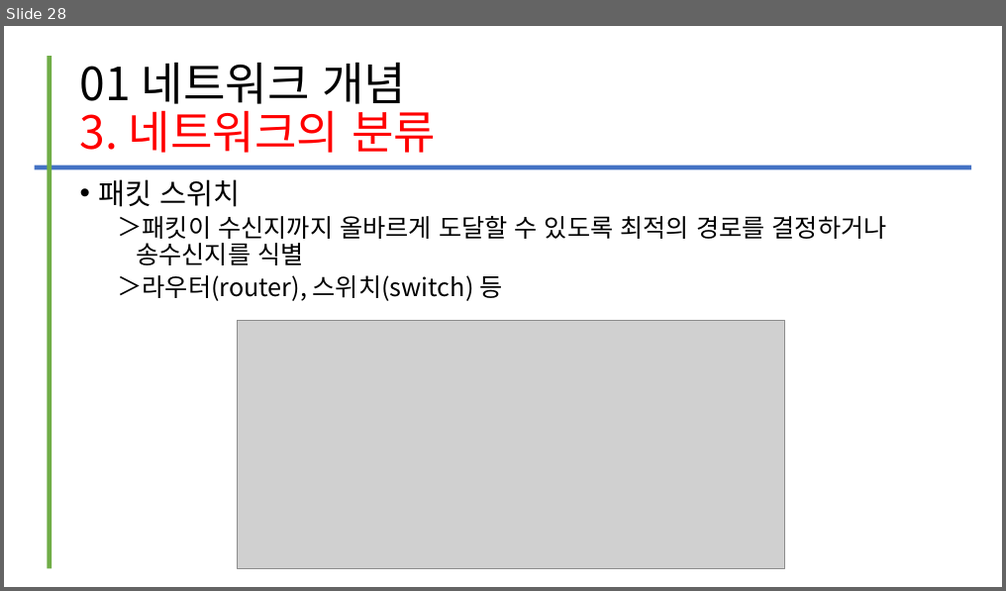
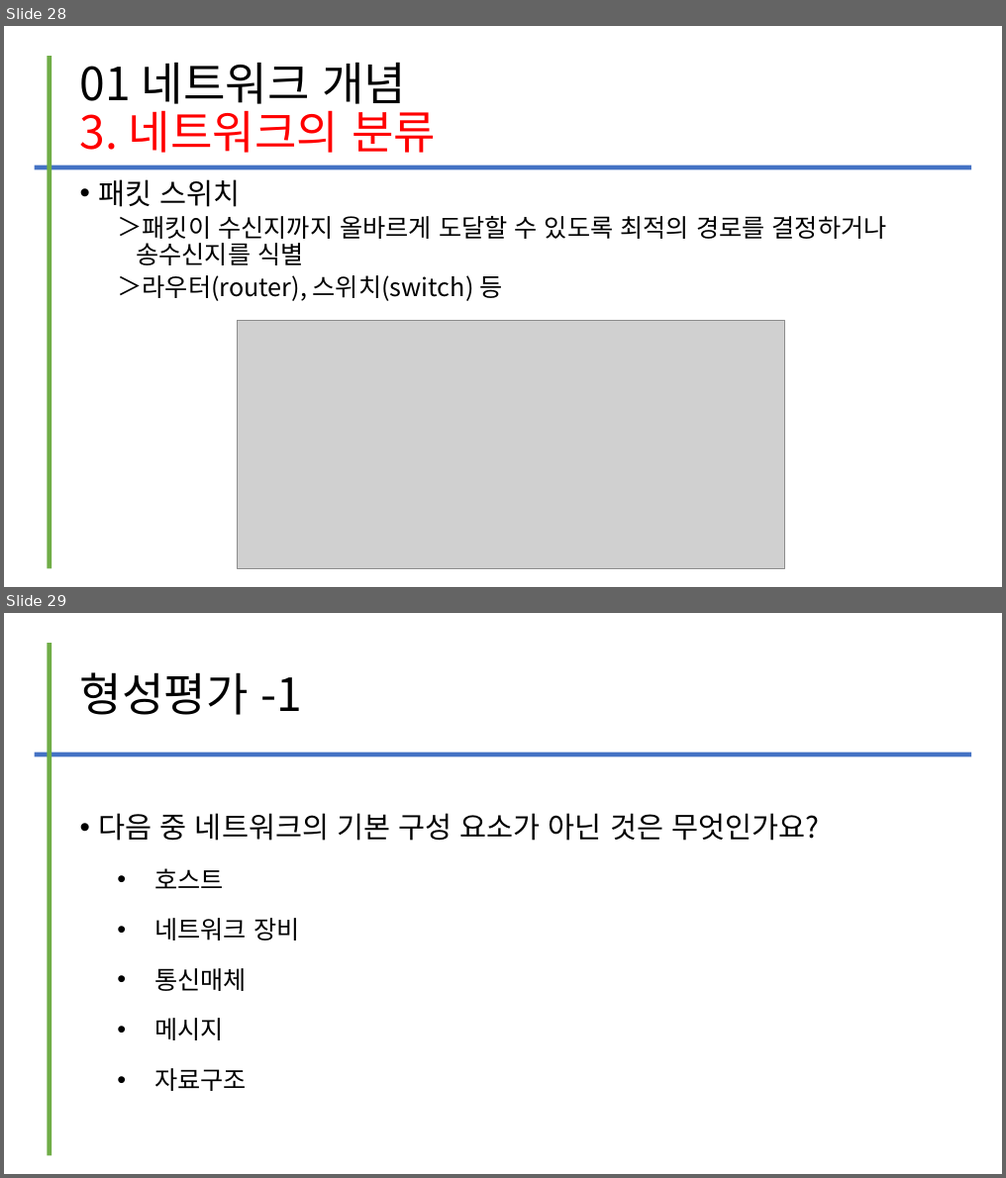
Before and after one commit to kig2929kig/2025-1-network, a slide deck: 컴퓨터 네트워크 - I. 네트워크의 이해.ppt. Shown one above the other, each under a label of ours: slide 28 before the commit, slides 28 and 29 after it. The pictures are 1006x591 and 1006x1178 pixels, drawn with LibreOffice and Linux fonts; fonts in the diff are those of the drawing; grey boxes stand for pictures. Boxes give left, top, right and bottom in pixels: in the first picture for what was removed or moved away, otherwise in the second. Text is boxed around its words. In the diff, an @@ line names an element or a change of style, - is before the commit and + after.

```diff
--- a/컴퓨터 네트워크 - I. 네트워크의 이해.ppt
+++ b/컴퓨터 네트워크 - I. 네트워크의 이해.ppt
@@ slide 29 added at <box>4,613,1002,1174</box>, background #FFFFFF @@
@@ line added from (50, 643) to (50, 1157), #70AD47 4.51 pt @@
@@ title added at <box>80,672,303,715</box>, 44 pt, text #000000 @@
+형성평가 -1
@@ line added from (34, 755) to (971, 755), #4472C4 4.51 pt @@
@@ text added at <box>99,813,819,1091</box>, 28 pt, text #000000 @@
+• 다음 중 네트워크의 기본 구성 요소가 아닌 것은 무엇인가요?
+  • 호스트
+  • 네트워크 장비
+  • 통신매체
+  • 메시지
+  • 자료구조
```
Also in this commit, not shown: 2 slides changed, 11 other slides added.
